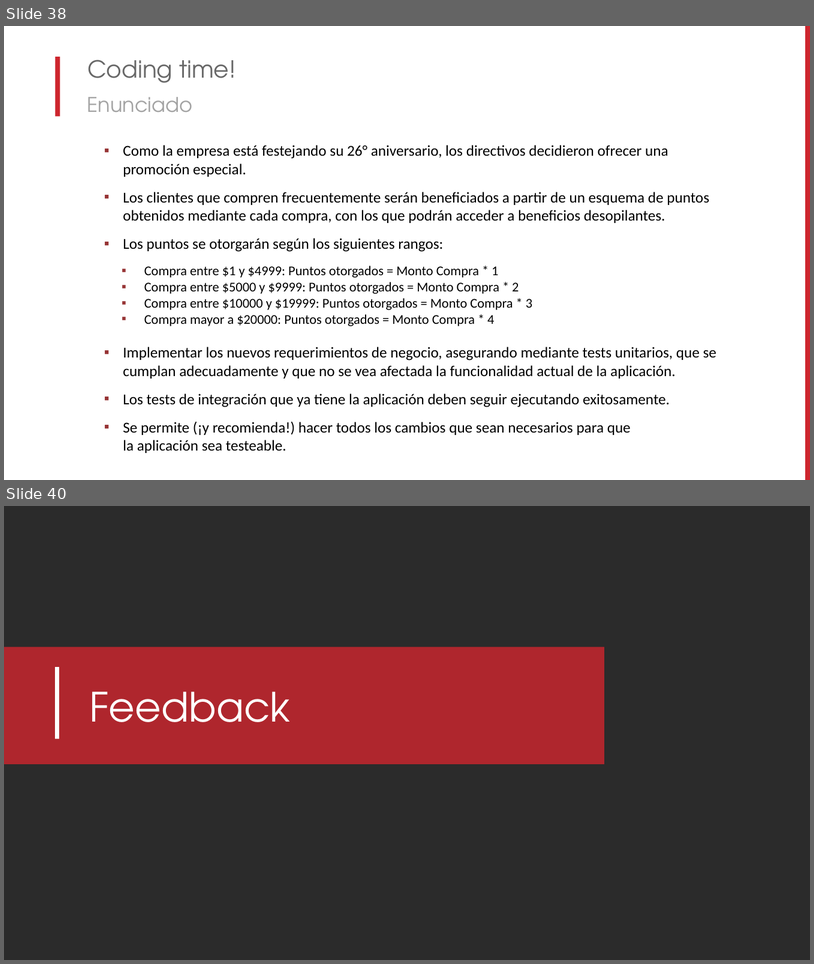
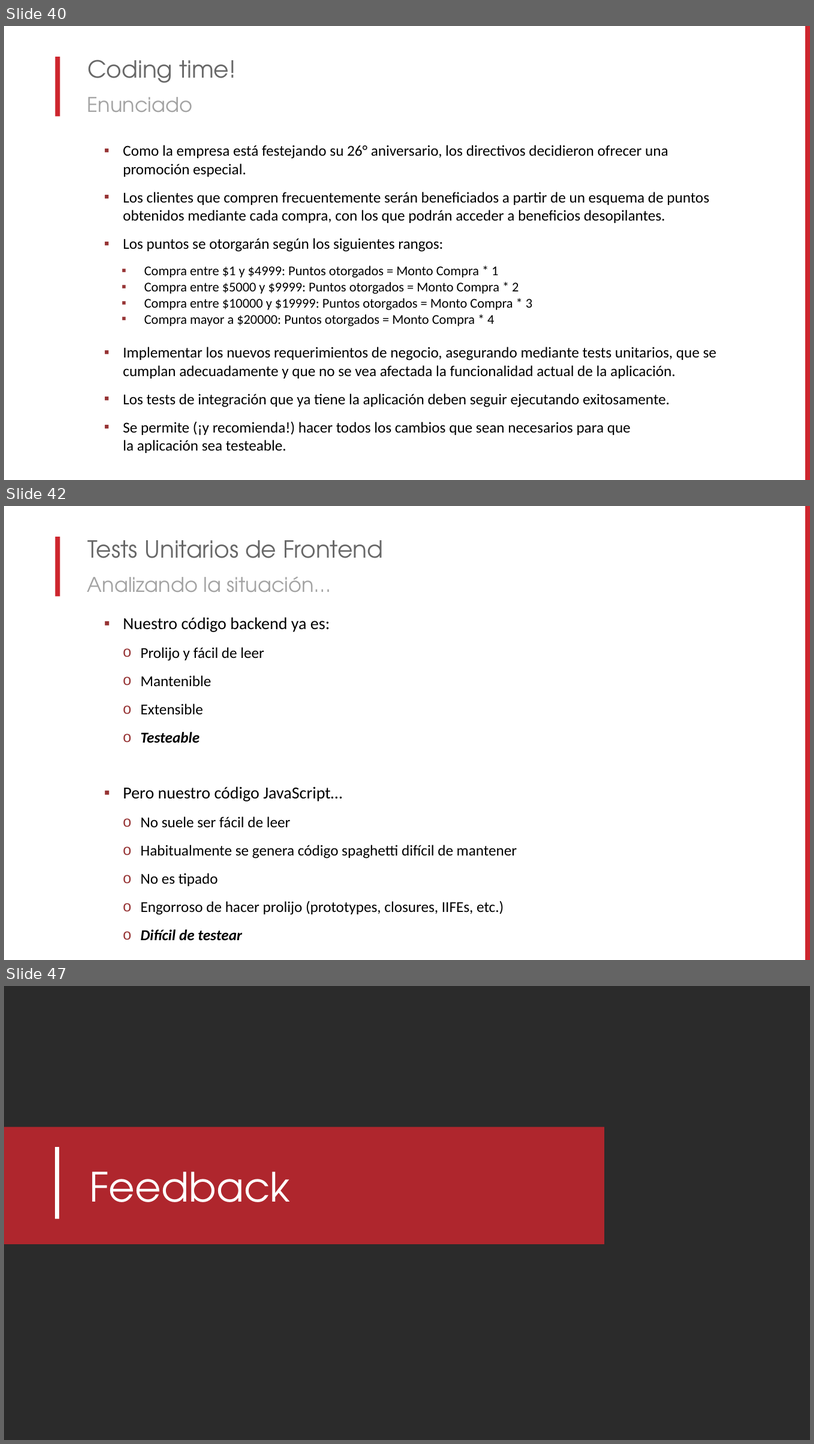
Before and after one commit to lgoldin/DesigningTestableApplications, a slide deck: MUG - Diseñando Aplicaciones Testeables.pptx. Shown one above the other, each under a label of ours: slides 38 and 40 before the commit, slides 40, 42 and 47 after it; the slides between them are not shown. The pictures are 814x964 and 814x1444 pixels, drawn with LibreOffice and Linux fonts; fonts in the diff are those of the drawing; background and template pictures are left out; a plain dark background stands for a picture behind light text. Boxes give left, top, right and bottom in pixels: in the first picture for what was removed or moved away, otherwise in the second. Text is boxed around its words. In the diff, an @@ line names an element or a change of style, - is before the commit and + after.

```diff
--- a/MUG - Diseñando Aplicaciones Testeables.pptx
+++ b/MUG - Diseñando Aplicaciones Testeables.pptx
@@ slide 42 added at <box>4,506,810,960</box>, background #FFFFFF; not listed: 2 template elements that a slide beside it also shows @@
@@ title added at <box>87,540,383,558</box>, 28 pt, text #676767 @@
+Tests Unitarios de Frontend
@@ text added at <box>87,576,331,592</box>, 24 pt, text #A3A3A3 @@
+Analizando la situación…
@@ text added at <box>123,617,517,940</box>, 18 pt, text #000000 @@
+  ▪ Nuestro código backend ya es:
+    o Prolijo y fácil de leer
+    o Mantenible
+    o Extensible
+    o Testeable
+  ▪ Pero nuestro código JavaScript…
+    o No suele ser fácil de leer
+    o Habitualmente se genera código spaghetti difícil de mantener
+    o No es tipado
+    o Engorroso de hacer prolijo (prototypes, closures, IIFEs, etc.)
+    o Difícil de testear
@@ what was slide 38 is now slide 40 @@
@@ what was slide 40 is now slide 47 @@
```
Also in this commit, not shown: 1 slide changed, 6 other slides added.
